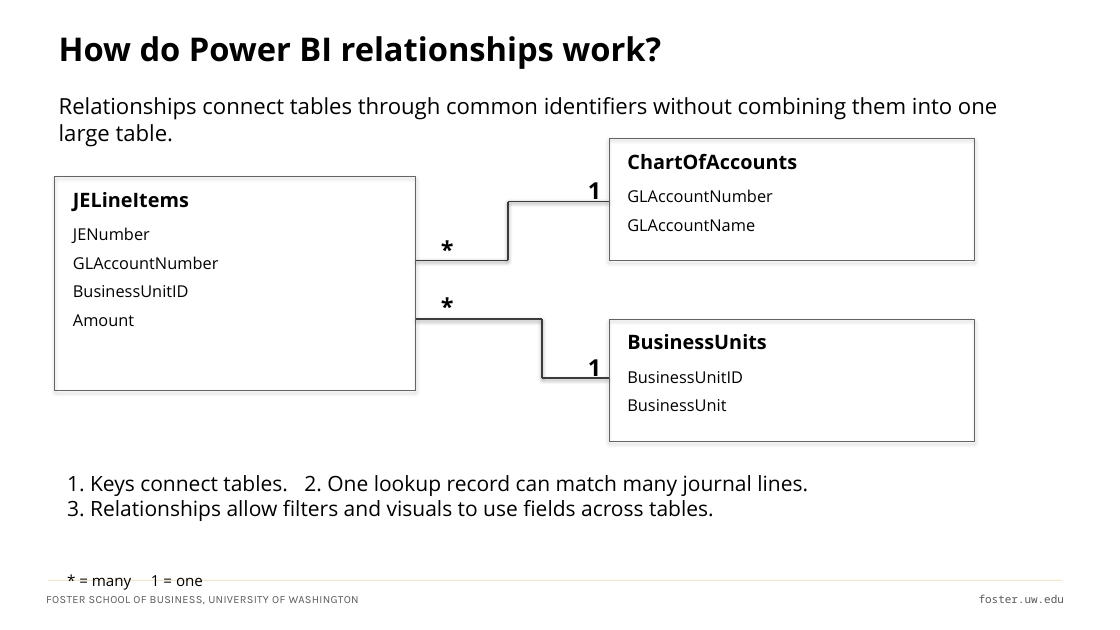
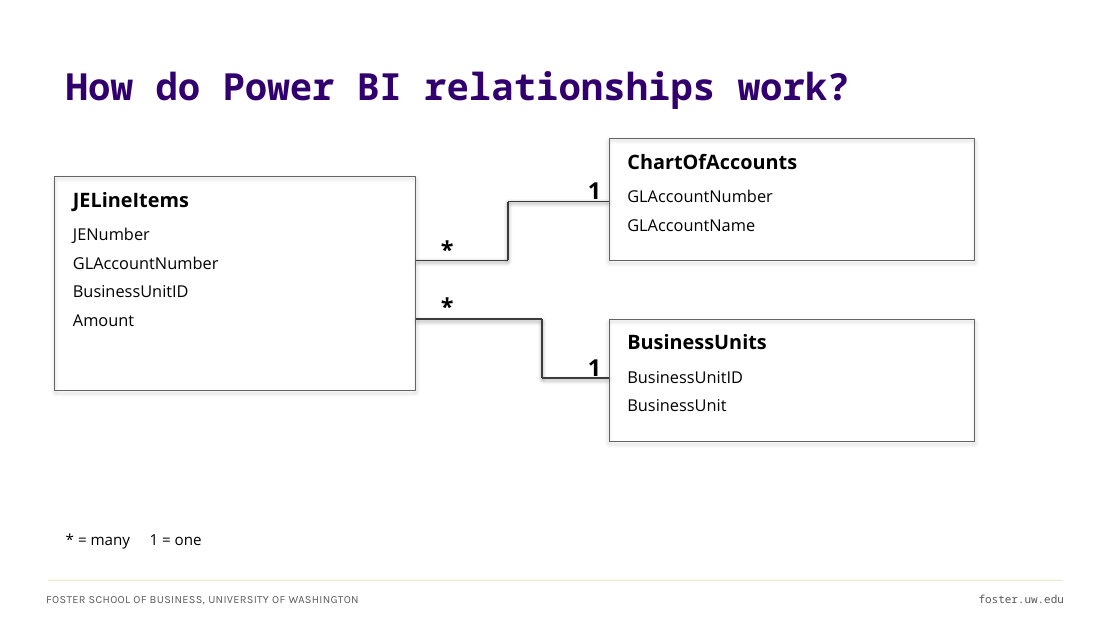
Before and after one commit to ashercurtis/slides.io, a slide deck: slide 14 of ACCTG522/ACCTG522Class04_2026.pptx. Drawn at 1120x630 pixels with LibreOffice and Linux fonts; fonts in the diff are those of the drawing. Boxes give left, top, right and bottom in pixels: in the first picture for what was removed or moved away, otherwise in the second. Text is boxed around its words. In the diff, an @@ line names an element or a change of style, - is before the commit and + after.

```diff
--- a/ACCTG522/ACCTG522Class04_2026.pptx
+++ b/ACCTG522/ACCTG522Class04_2026.pptx
@@ text "How do Power BI relationships ..." moved from (x1=59, y1=36, x2=661, y2=69) to (x1=66, y1=71, x2=850, y2=109) @@
@@ text "How do Power BI relationships ..." at (x1=66, y1=71, x2=850, y2=109): size 28 to 32 pt, font Open Sans to Noto Sans Mono, text colour #000000 to #32006E @@
@@ text removed at (x1=59, y1=97, x2=997, y2=146) @@
-Relationships connect tables through common identifiers without combining them into one large table.
@@ text removed at (x1=67, y1=475, x2=808, y2=521) @@
-1. Keys connect tables. 2. One lookup record can match many journal lines.
-3. Relationships allow filters and visuals to use fields across tables.
@@ text "* = many 1 = ..." moved from (x1=92, y1=575, x2=203, y2=590) to (x1=91, y1=534, x2=202, y2=549) @@
```
Also in this commit, not shown: 2 other slides changed, 3 slides added, 1 slide removed.
